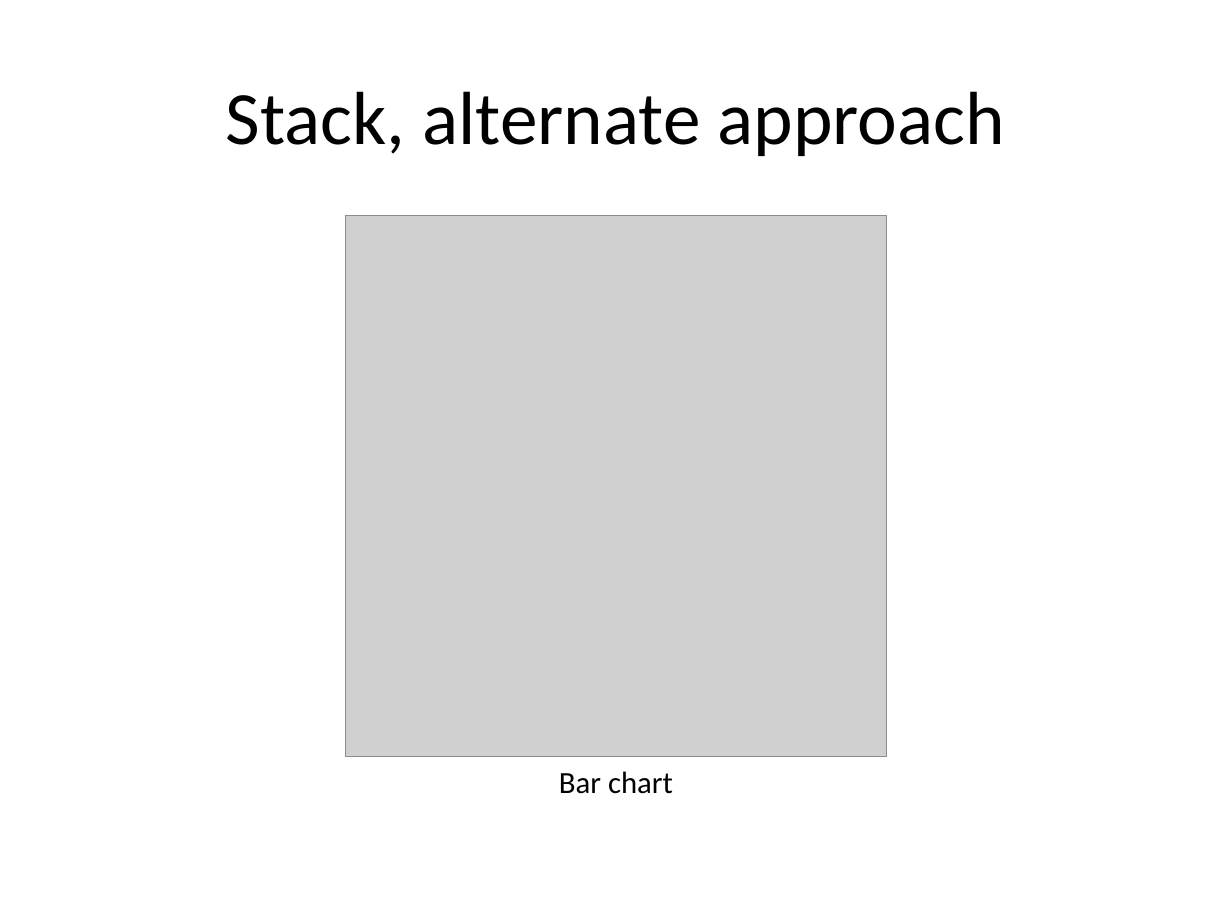
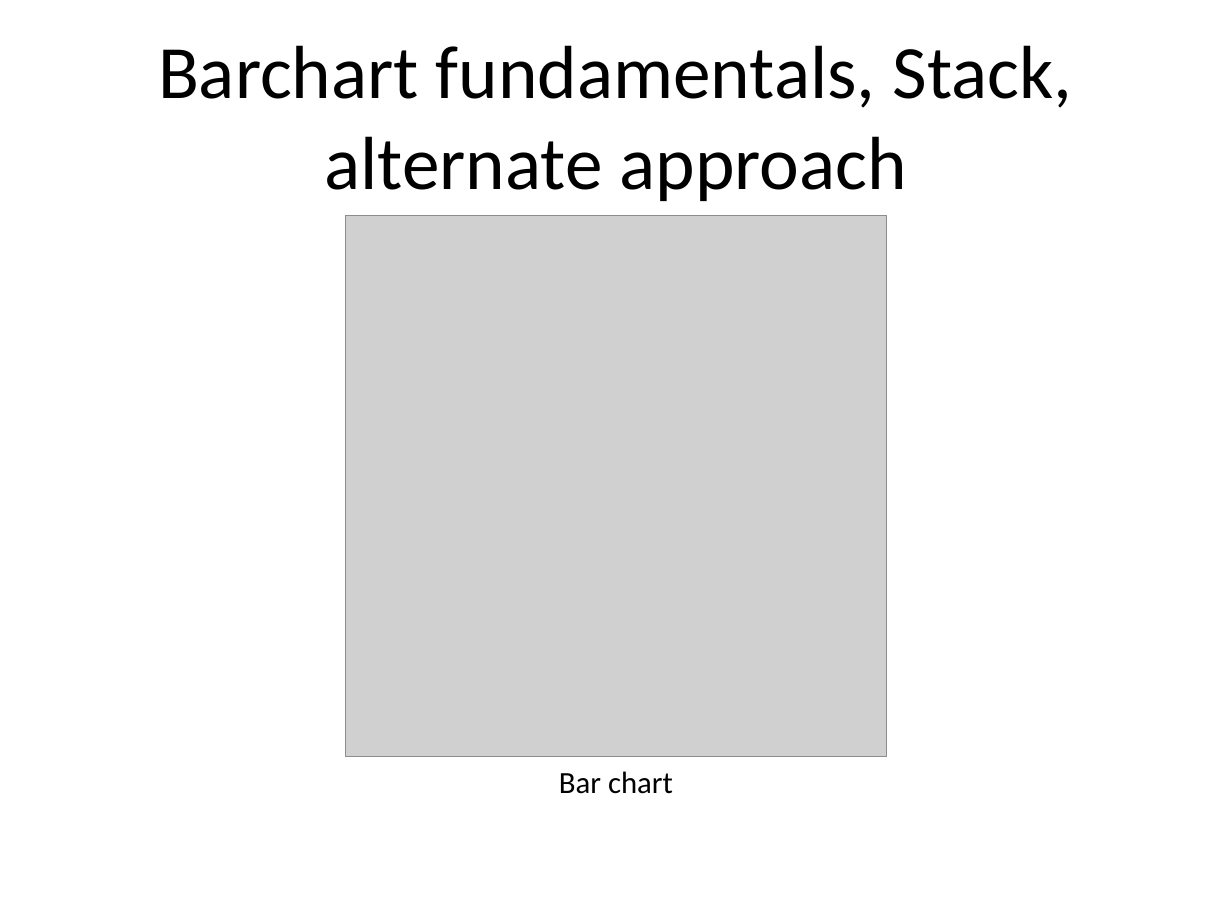
Before and after one commit to pmean/data-visualization, a slide deck: slide 78 of data-viz-02/src/v02-complete-lecture.pptx (slide 83 before the commit). Drawn at 1232x924 pixels with LibreOffice and Linux fonts; fonts in the diff are those of the drawing; grey boxes stand for pictures. Boxes give left, top, right and bottom in pixels: in the first picture for what was removed or moved away, otherwise in the second. Text is boxed around its words. In the diff, an @@ line names an element or a change of style, - is before the commit and + after.

```diff
--- a/data-viz-02/src/v02-complete-lecture.pptx
+++ b/data-viz-02/src/v02-complete-lecture.pptx
@@ title at bbox=[158, 45, 1073, 201]: text changed @@
-Stack, alternate approach
+Barchart fundamentals, Stack, alternate approach
```
Also in this commit, not shown: 88 other slides changed, 15 slides added, 2 slides removed, 20 other files.
